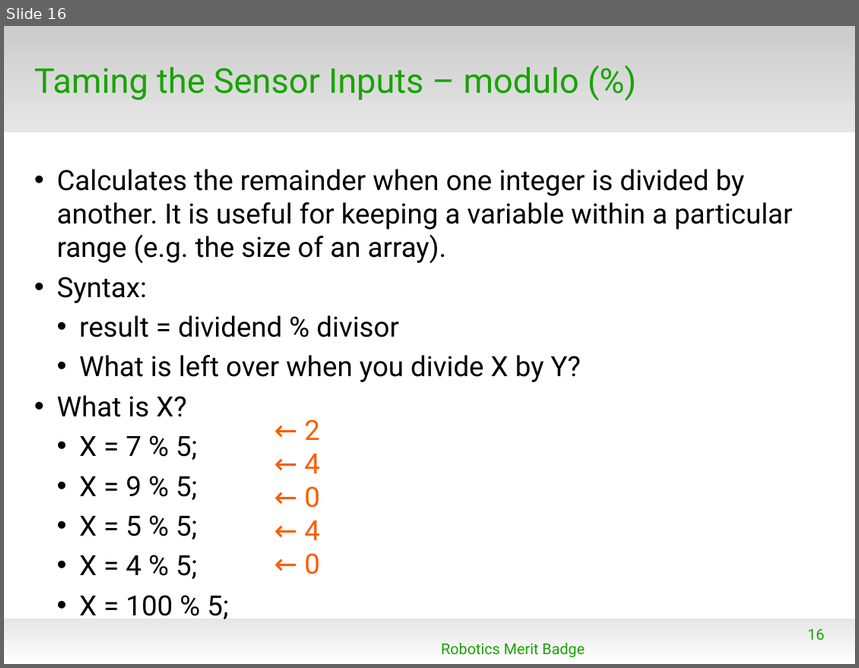
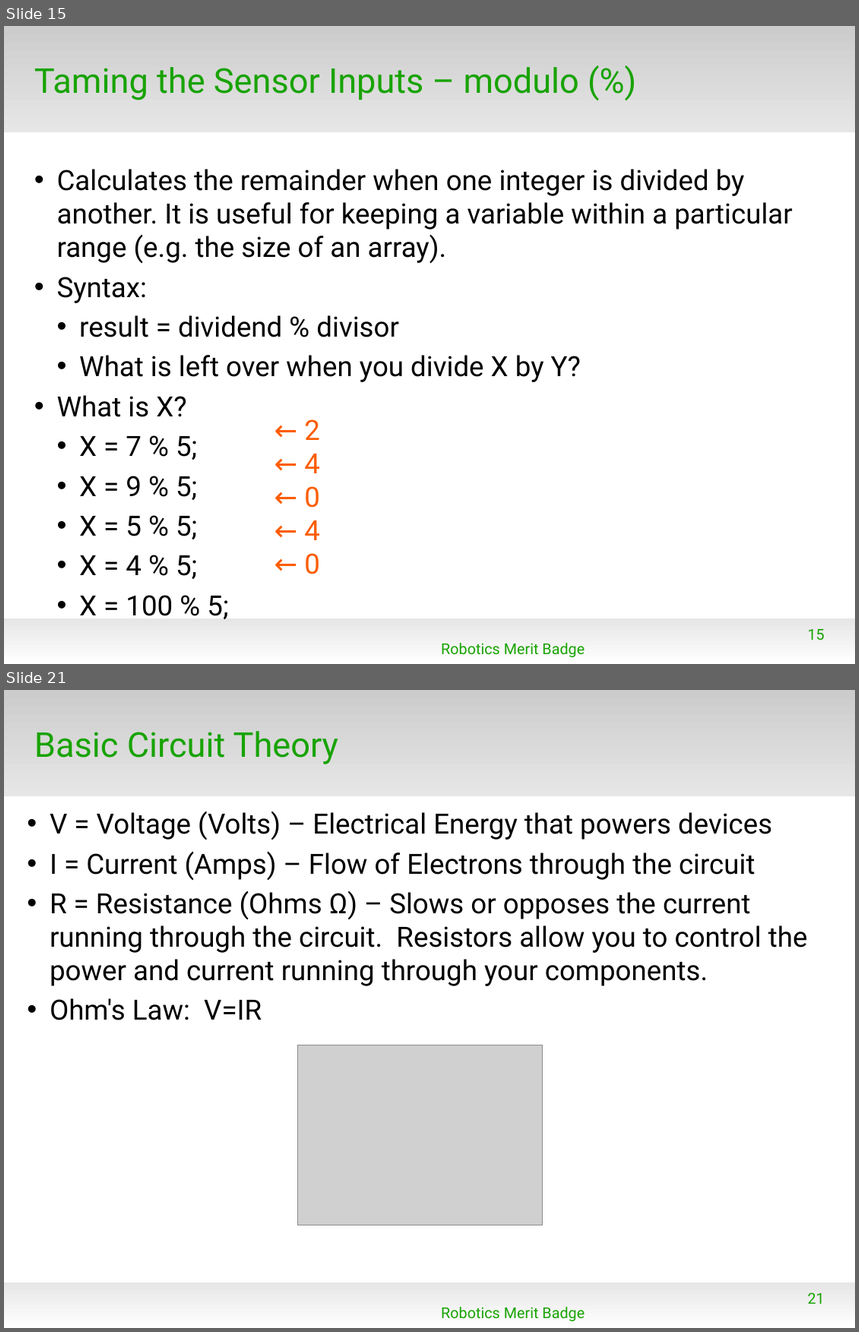
Before and after one commit to spiderman-2099/RoboticsMB, a slide deck: doc/RMB_Session3.odp. Shown one above the other, each under a label of ours: slide 16 before the commit, slides 15 and 21 after it; the slides between them are not shown. The pictures are 859x668 and 859x1332 pixels, drawn with LibreOffice and Linux fonts; fonts in the diff are those of the drawing; grey boxes stand for pictures; background and template pictures are left out. Boxes give left, top, right and bottom in pixels: in the first picture for what was removed or moved away, otherwise in the second. Text is boxed around its words. In the diff, an @@ line names an element or a change of style, - is before the commit and + after.

```diff
--- a/doc/RMB_Session3.odp
+++ b/doc/RMB_Session3.odp
@@ slide 21 added at bbox=[4, 690, 855, 1328], background #FFFFFF; not listed: 2 template elements that a slide beside it also shows @@
@@ title added at bbox=[34, 731, 338, 764], 32 pt, text #18A303 @@
+Basic Circuit Theory
@@ text added at bbox=[50, 812, 808, 1021], 26 pt, text #000000 @@
+• V = Voltage (Volts) – Electrical Energy that powers devices
+• I = Current (Amps) – Flow of Electrons through the circuit
+• R = Resistance (Ohms Ω) – Slows or opposes the current running through the circuit. Resistors allow you to control the power and current running through your components.
+• Ohm's Law: V=IR
@@ picture added at bbox=[297, 1046, 543, 1225] @@
@@ page number added at bbox=[808, 1293, 825, 1304], 14 pt, text #18A303 @@
+21
@@ text added at bbox=[441, 1307, 585, 1322], 14 pt, text #18A303 @@
+Robotics Merit Badge
@@ what was slide 16 is now slide 15 @@
@@ page number at bbox=[808, 629, 825, 640]: text changed @@
-16
+15
```
Also in this commit, not shown: 8 slides changed, 2 other slides added, 8 slides removed, 11 other files.
